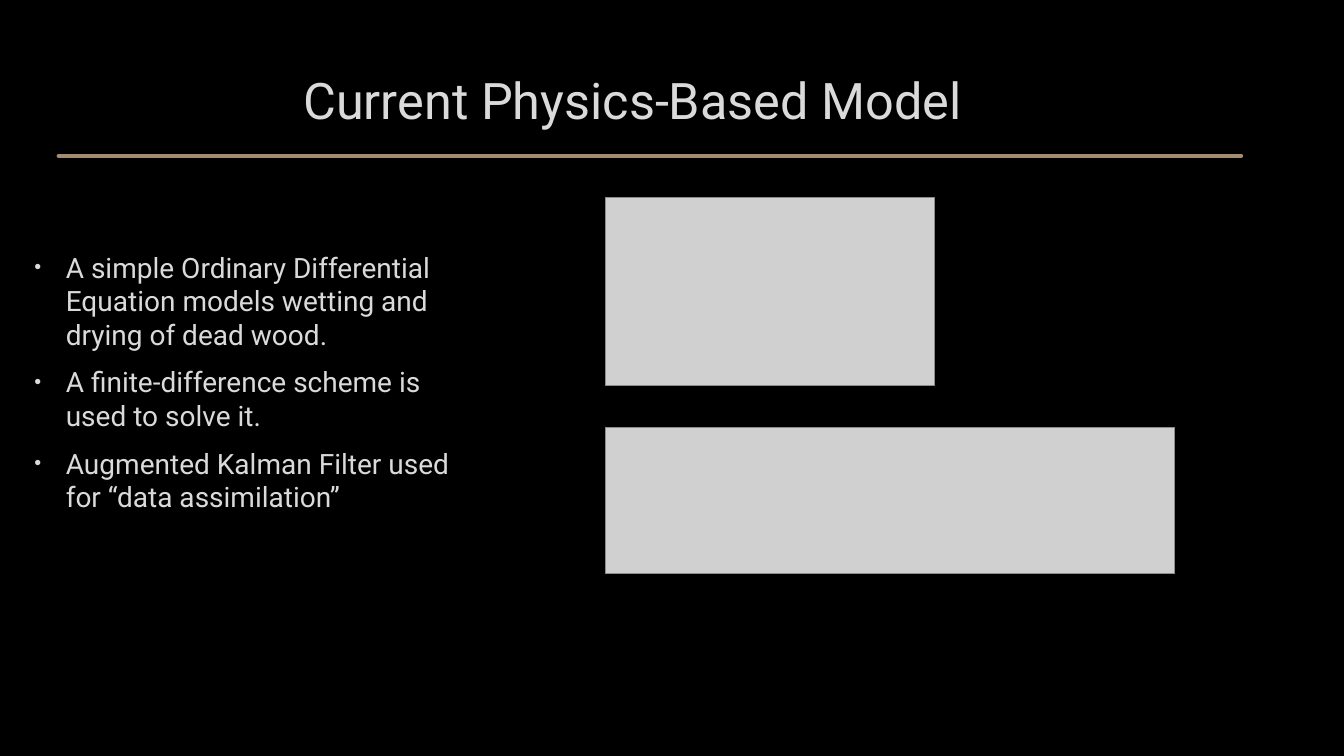
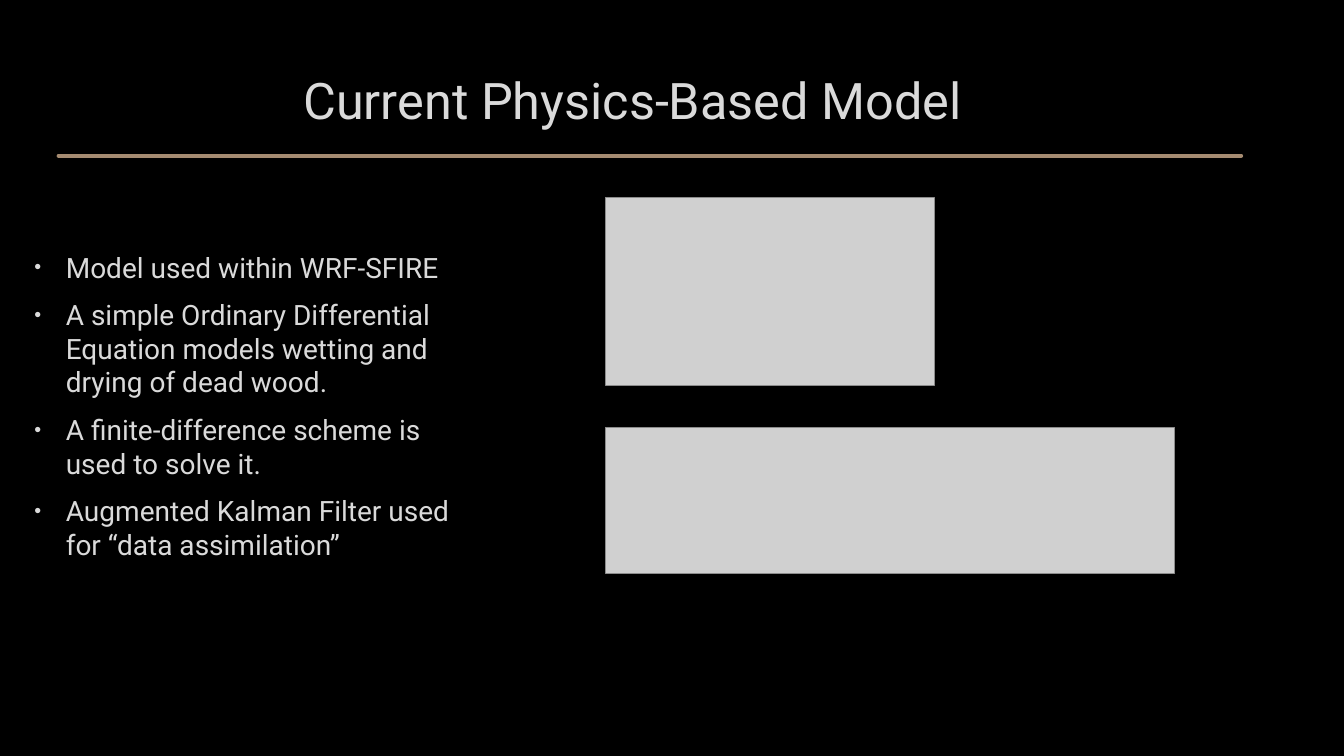
Before and after one commit to jh-206/Custom-Loss-FMDA, a slide deck: slide 9 of Presentations/class final slides.pptx. Drawn at 1344x756 pixels with LibreOffice and Linux fonts; fonts in the diff are those of the drawing; grey boxes stand for pictures; background and template pictures are left out. Boxes give left, top, right and bottom in pixels: in the first picture for what was removed or moved away, otherwise in the second. Text is boxed around its words. In the diff, an @@ line names an element or a change of style, - is before the commit and + after.

```diff
--- a/Presentations/class final slides.pptx
+++ b/Presentations/class final slides.pptx
@@ text at bbox=[66, 257, 438, 279]: paragraph added @@
+• Model used within WRF-SFIRE
```
Also in this commit, not shown: 1 other slide changed, 4 slides added.
